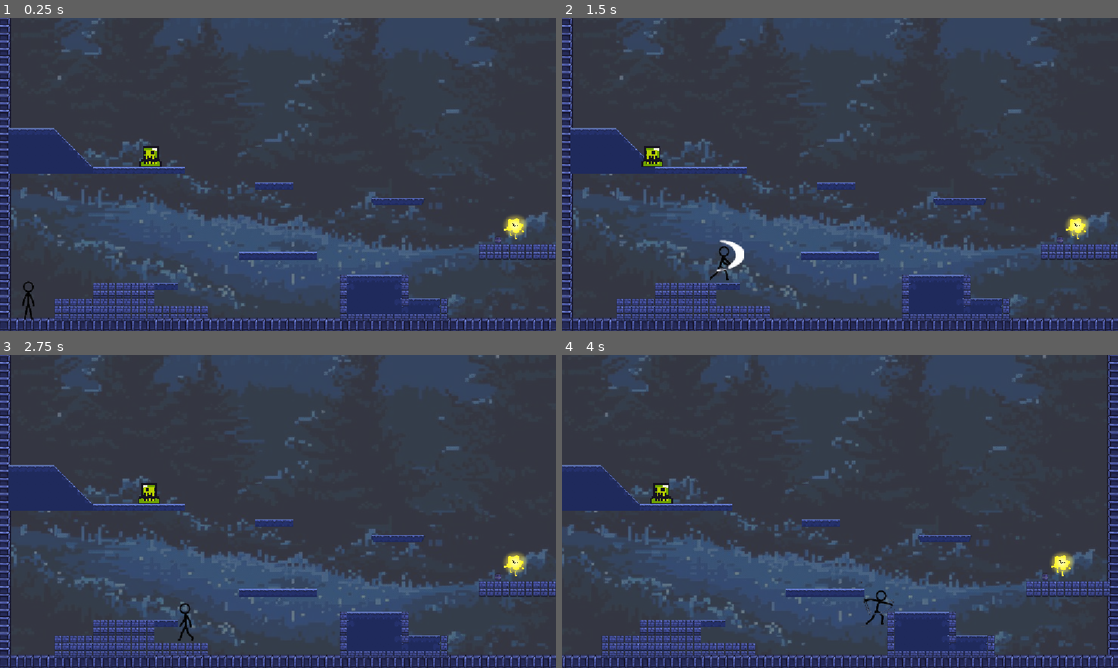
Above: before the commit, frames 1-4 (two rows, left to right).
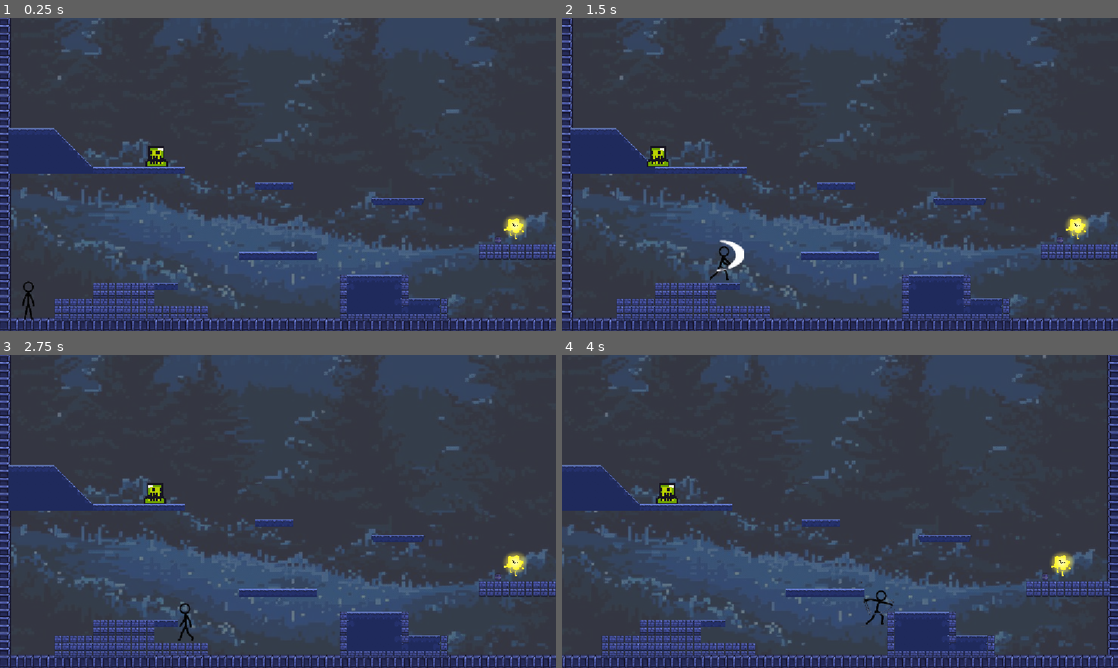
Above: after the commit, the same moments.

Repository: insertnewusername/moon-stealer
Game: Godot game, scene res://level1.tscn
Two runs of this game, one before a commit and one after it. Both use one fixed random seed, a clock stepped at 60 frames per second and the inputs below. Sound files missing from this copy of the repository are replaced by a short silence.
Inputs (mouse positions are in pixels of both pictures, inside the frame that each line leads up to):
- Up to frame 1 (0.25 s): no input
- Up to frame 2 (1.5 s): tap Enter (ui_accept) at 0.5, 0.77 s; move the mouse to (962, 158) at 0.52 s; hold Right (ui_right) from 0.53 s (still down); tap Space (attack) at 0.6 s; click (962, 158) at 0.67 s; move the mouse to (728, 190) at 1.27 s; tap Alt at 1.35 s
- Up to frame 3 (2.75 s): tap Enter (ui_accept) at 1.52 s; move the mouse to (333, 442) at 2.02 s; release Right (ui_right) at 2.03 s; hold Left (ui_left) from 2.03 s (still down); tap Shift at 2.1 s
- Up to frame 4 (4 s): move the mouse to (812, 574) at 2.77 s; release Left (ui_left) at 2.78 s; hold Right (ui_right) from 2.78 s (still down); tap Space (attack) at 2.85 s; click (812, 574) at 2.92 s; tap Enter (ui_accept) at 3.02, 3.77 s; move the mouse to (1006, 558) at 3.52 s; tap Alt at 3.6 s

The runs differ from the first frame. In frame 1, 0.2% of the frame differs, in the area x 25-31%, y 40-48%; in frame 2, 0.2%; in frame 3, 0.2%, in the area x 24-30%, y 40-48%; in frame 4, 0.2%.

Commit message:
player can walk up slope

Diff:
--- a/level1.tscn
+++ b/level1.tscn
@@ -81,7 +81,7 @@
 [sub_resource type="TileSetAtlasSource" id="TileSetAtlasSource_jra0u"]
 texture = ExtResource("11_d78wo")
 0:0/0 = 0
-0:0/0/physics_layer_0/polygon_0/points = PackedVector2Array(-8, -8, 8, -8, 8, 8, -8, 8)
+0:0/0/physics_layer_0/polygon_0/points = PackedVector2Array(-8, -8, 8, 8, -8, 8)
 
 [sub_resource type="TileSetAtlasSource" id="TileSetAtlasSource_k2846"]
 texture = ExtResource("12_2cjx3")
@@ -1775,7 +1775,7 @@
 [node name="blobs" type="Node2D" parent="." unique_id=1145020776]
 
 [node name="bug1" parent="blobs" unique_id=871288592 instance=ExtResource("36_xhed0")]
-position = Vector2(289, 457.00003)
+position = Vector2(301, 457)
 scale = Vector2(3.320005, 3.320005)
 
 [connection signal="finished" from="AudioStreamPlayer" to="." method="_on_audio_stream_player_finished"]
--- a/scripts/player.gd
+++ b/scripts/player.gd
@@ -11,7 +11,10 @@
 
 func _ready():
 	animated_sprite_2d.animation_finished.connect(_on_animation_finished)
-
+	# walking up slope stuff
+	floor_max_angle = deg_to_rad(70.0)
+	floor_snap_length = 9.0
+	floor_stop_on_slope = true
 func _physics_process(delta: float) -> void:
 
 
